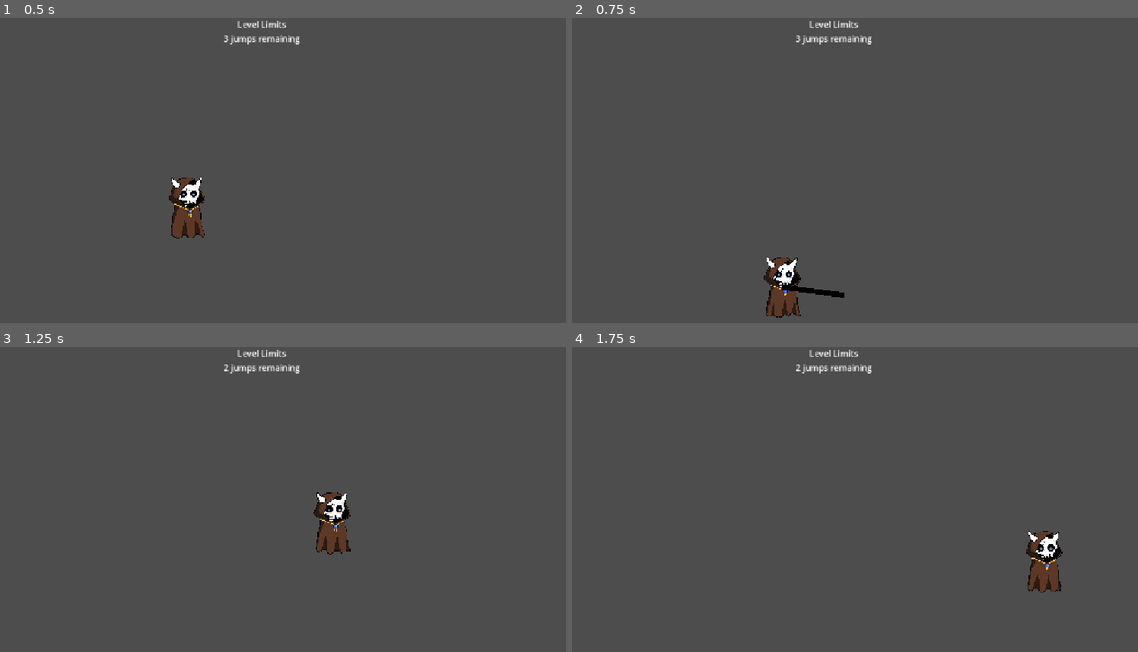
Above: before the commit, frames 1-4 (two rows, left to right).
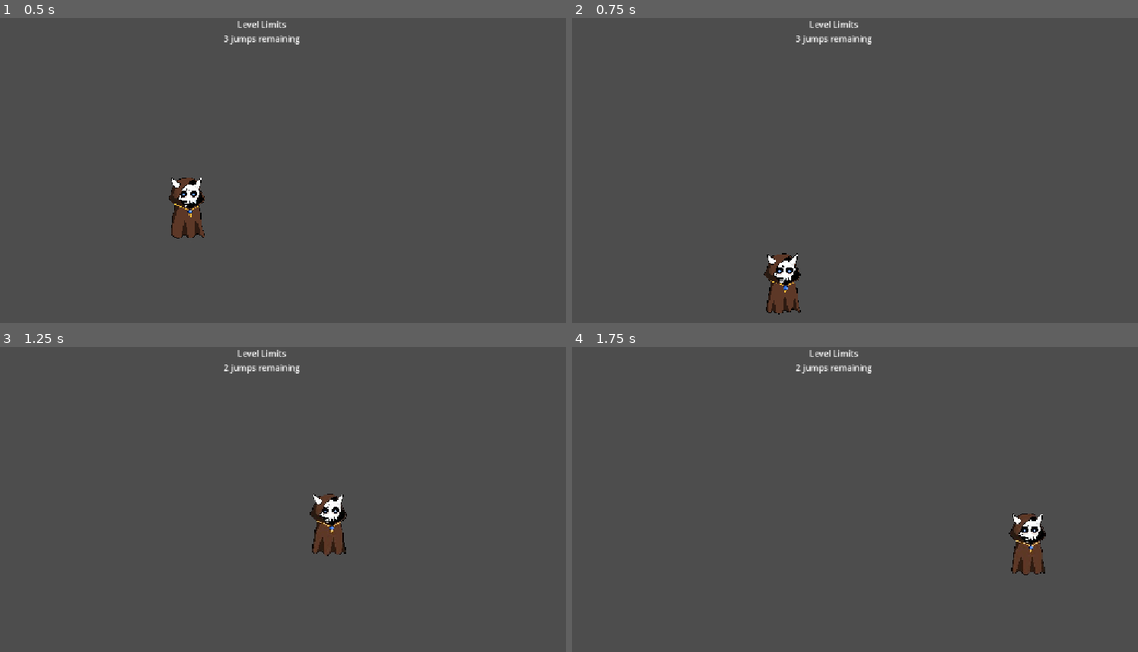
Above: after the commit, the same moments.

Repository: ethanp4/impermanence
Game: Godot game, scene res://levels/ethan_dev_scene.tscn
Same seed, same stepped clock (60 frames per second), same inputs: the game is played once before the commit and once after it. This scene is started directly instead of the project's main scene.
Inputs (mouse positions are in pixels of both pictures, inside the frame that each line leads up to):
- Up to frame 1 (0.5 s): no input
- Up to frame 2 (0.75 s): tap Enter (ui_accept) at 0.5 s; move the mouse to (804, 258) at 0.52 s; press the mouse at (804, 258) at 0.53 s; hold Right (ui_right) from 0.53 s (still down)
- Up to frame 3 (1.25 s): keep holding Right (ui_right); tap Enter (ui_accept) at 0.77 s
- Up to frame 4 (1.75 s): keep holding Right (ui_right); move the mouse to (1013, 569) at 1.27 s; release the mouse at (1013, 569) at 1.28 s; click (1013, 569) at 1.35 s; tap Enter (ui_accept) at 1.52 s

Frame 1 is identical in both runs. In frame 2, 0.8% of the frame differs, in the area x 33-49%, y 77-99%; in frame 3, 0.8%; in frame 4, 1.6%, in the area x 77-87%, y 54-81%.
Error after the commit: Invalid access to property or key 'launched' on a base object of type 'null instance'. (res://characters/player.gd:23)

Commit message:
updated Hook Textures

Diff:
--- /dev/null
+++ b/characters/hook_controller.tscn
@@ -0,0 +1,25 @@
+[gd_scene format=3 uid="uid://bi4yoxtv7fpe8"]
+
+[ext_resource type="Script" uid="uid://crmawx11217v8" path="res://characters/hook_controller.gd" id="1_5c2x7"]
+[ext_resource type="Texture2D" uid="uid://cvrequyg5qty4" path="res://assets/Chain.png" id="2_5c2x7"]
+
+[sub_resource type="Gradient" id="Gradient_5c2x7"]
+interpolation_mode = 2
+offsets = PackedFloat32Array(0, 0.29508197, 0.602459, 0.8278689)
+colors = PackedColorArray(0, 0, 0, 1, 0.32470733, 0.28155068, 0.16780634, 1, 0.3737357, 0.323624, 0.18133937, 1, 0.6826626, 0.5834738, 0.12523624, 1)
+
+[node name="HookController" type="Node2D" unique_id=443857655]
+script = ExtResource("1_5c2x7")
+
+[node name="Hook" type="RayCast2D" parent="." unique_id=1260750996]
+target_position = Vector2(800, 0)
+
+[node name="Rope" type="Line2D" parent="." unique_id=2059163426]
+texture_repeat = 2
+points = PackedVector2Array(0, 0, 0, 0)
+width = 32.0
+default_color = Color(0.47714025, 0.33689758, 0.10920233, 1)
+gradient = SubResource("Gradient_5c2x7")
+texture = ExtResource("2_5c2x7")
+texture_mode = 1
+antialiased = true
--- a/characters/player.gd
+++ b/characters/player.gd
@@ -6,7 +6,8 @@
 const DECELERATION = 0.1
 
 @onready var animated_sprite = $AnimatedSprite2D
-@onready var hc := $HookController
+@onready var hc := $HookController2
+
 
 var limits_manager: Node
 
--- a/characters/player.tscn
+++ b/characters/player.tscn
@@ -4,7 +4,6 @@
 [ext_resource type="Texture2D" uid="uid://docj2lr5r0ow8" path="res://assets/Character/Sprites/Idle/Idle-PC-01.png" id="2_evndh"]
 [ext_resource type="Texture2D" uid="uid://bg1pfwbcmr3oh" path="res://assets/Character/Sprites/Idle/Idle-PC-02.png" id="3_h1q25"]
 [ext_resource type="Texture2D" uid="uid://buxe2w26nww8h" path="res://assets/Character/Sprites/Idle/Idle-PC-03.png" id="4_j31ep"]
-[ext_resource type="Script" uid="uid://crmawx11217v8" path="res://characters/hook_controller.gd" id="5_6t23p"]
 
 [sub_resource type="CapsuleShape2D" id="CapsuleShape2D_sh265"]
 
@@ -37,13 +36,3 @@
 animation = &"Idle"
 autoplay = "Idle"
 frame_progress = 0.47620153
-
-[node name="HookController" type="Node2D" parent="." unique_id=1213476828]
-script = ExtResource("5_6t23p")
-
-[node name="Hook" type="RayCast2D" parent="HookController" unique_id=1667449498]
-target_position = Vector2(800, 0)
-
-[node name="Rope" type="Line2D" parent="HookController" unique_id=1015144339]
-points = PackedVector2Array(0, 0, 0, 0)
-default_color = Color(0, 0, 0, 1)
--- a/levels/dev.tscn
+++ b/levels/dev.tscn
@@ -3,6 +3,7 @@
 [ext_resource type="PackedScene" uid="uid://7en60bs72j2r" path="res://ui/LimitsUI.tscn" id="1_8etgp"]
 [ext_resource type="PackedScene" uid="uid://b4ca57qxjb42u" path="res://characters/player.tscn" id="1_g3ky8"]
 [ext_resource type="PackedScene" uid="uid://d2vbbgvit8dq1" path="res://controllers/LimitsManager.tscn" id="1_x8peg"]
+[ext_resource type="PackedScene" uid="uid://bi4yoxtv7fpe8" path="res://characters/hook_controller.tscn" id="4_hqxoo"]
 
 [sub_resource type="RectangleShape2D" id="RectangleShape2D_g3ky8"]
 size = Vector2(514, 64)
@@ -18,6 +19,8 @@
 
 [node name="PlayerModel" parent="." unique_id=1740804725 instance=ExtResource("1_g3ky8")]
 position = Vector2(-8, 156)
+
+[node name="HookController2" parent="PlayerModel" unique_id=443857655 instance=ExtResource("4_hqxoo")]
 
 [node name="CollisonShapePlayer" type="CollisionShape2D" parent="PlayerModel" unique_id=2112278029]
 
